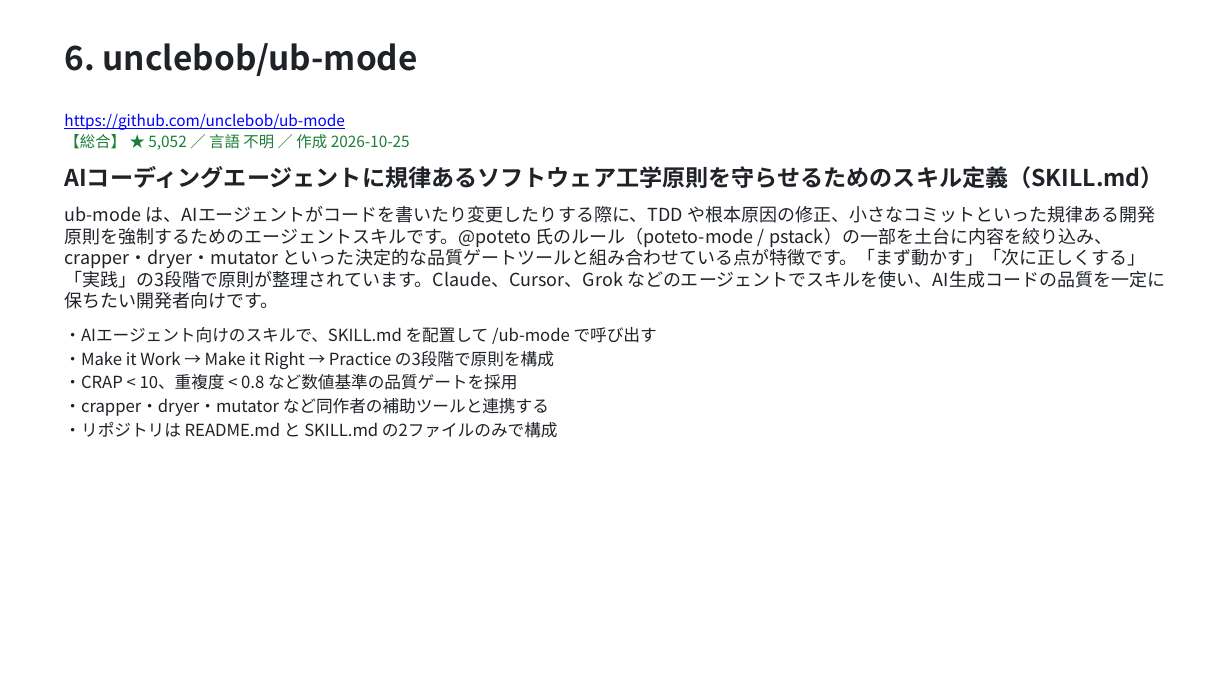
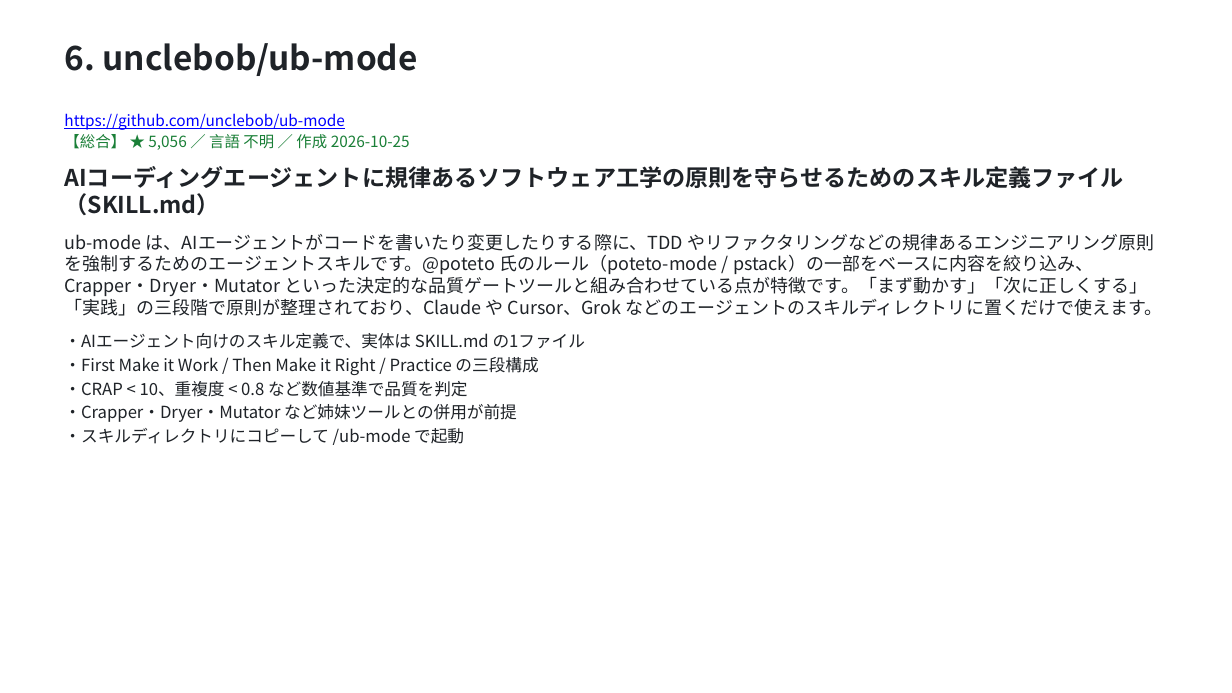
Before and after one commit to HORI-PNG/github_trend_checker, a slide deck: slide 40 of reports/2026-10-30/report.pptx (slide 43 before the commit). Drawn at 1232x693 pixels with LibreOffice and Linux fonts; fonts in the diff are those of the drawing. Boxes give left, top, right and bottom in pixels: in the first picture for what was removed or moved away, otherwise in the second. Text is boxed around its words. In the diff, an @@ line names an element or a change of style, - is before the commit and + after.

```diff
--- a/reports/2026-10-30/report.pptx
+++ b/reports/2026-10-30/report.pptx
@@ text at bbox=[64, 134, 1163, 445]: text changed @@
-【総合】 ★ 5,052 ／ 言語 不明 ／ 作成 2026-10-25
-AIコーディングエージェントに規律あるソフトウェア工学原則を守らせるためのスキル定義（SKILL.md）
-ub-mode は、AIエージェントがコードを書いたり変更したりする際に、TDD や根本原因の修正、小さなコミットといった規律ある開発原則を強制するためのエージェントスキルです。@poteto 氏のルール（poteto-mode / pstack）の一部を土台に内容を絞り込み、crapper・dryer・mutator といった決定的な品質ゲートツールと組み合わせている点が特徴です。「まず動かす」「次に正しくする」「実践」の3段階で原則が整理されています。Claude、Cursor、Grok などのエージェントでスキルを使い、AI生成コードの品質を一定に保ちたい開発者向けです。
-・AIエージェント向けのスキルで、SKILL.md を配置して /ub-mode で呼び出す
-・Make it Work → Make it Right → Practice の3段階で原則を構成
-・CRAP < 10、重複度 < 0.8 など数値基準の品質ゲートを採用
-・crapper・dryer・mutator など同作者の補助ツールと連携する
-・リポジトリは README.md と SKILL.md の2ファイルのみで構成
+【総合】 ★ 5,056 ／ 言語 不明 ／ 作成 2026-10-25
+AIコーディングエージェントに規律あるソフトウェア工学の原則を守らせるためのスキル定義ファイル（SKILL.md）
+ub-mode は、AIエージェントがコードを書いたり変更したりする際に、TDD やリファクタリングなどの規律あるエンジニアリング原則を強制するためのエージェントスキルです。@poteto 氏のルール（poteto-mode / pstack）の一部をベースに内容を絞り込み、Crapper・Dryer・Mutator といった決定的な品質ゲートツールと組み合わせている点が特徴です。「まず動かす」「次に正しくする」「実践」の三段階で原則が整理されており、Claude や Cursor、Grok などのエージェントのスキルディレクトリに置くだけで使えます。
+・AIエージェント向けのスキル定義で、実体は SKILL.md の1ファイル
+・First Make it Work / Then Make it Right / Practice の三段構成
+・CRAP < 10、重複度 < 0.8 など数値基準で品質を判定
+・Crapper・Dryer・Mutator など姉妹ツールとの併用が前提
+・スキルディレクトリにコピーして /ub-mode で起動
```
Also in this commit, not shown: 76 other slides changed, 1 slide added, 4 slides removed, 3 other files.
